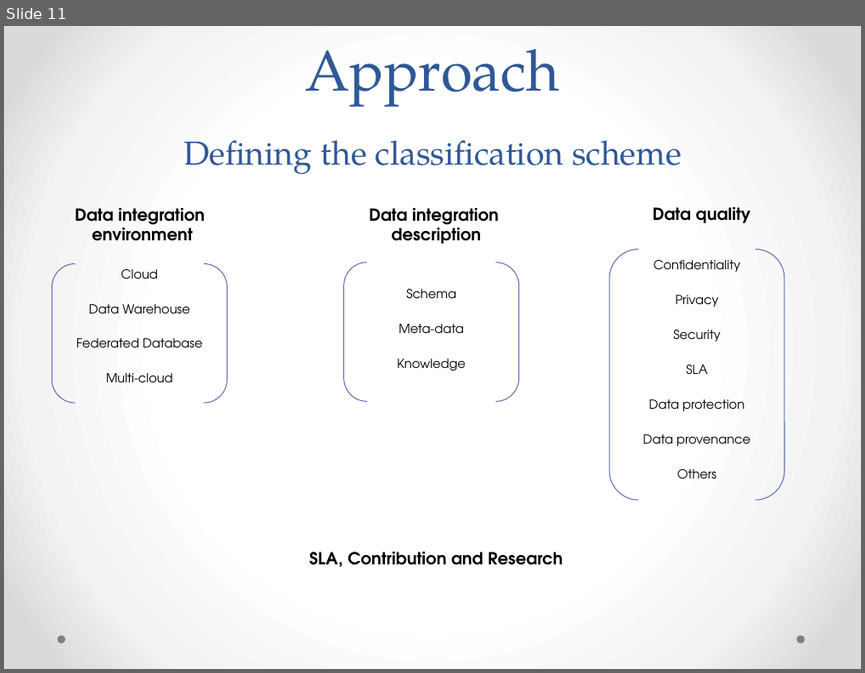
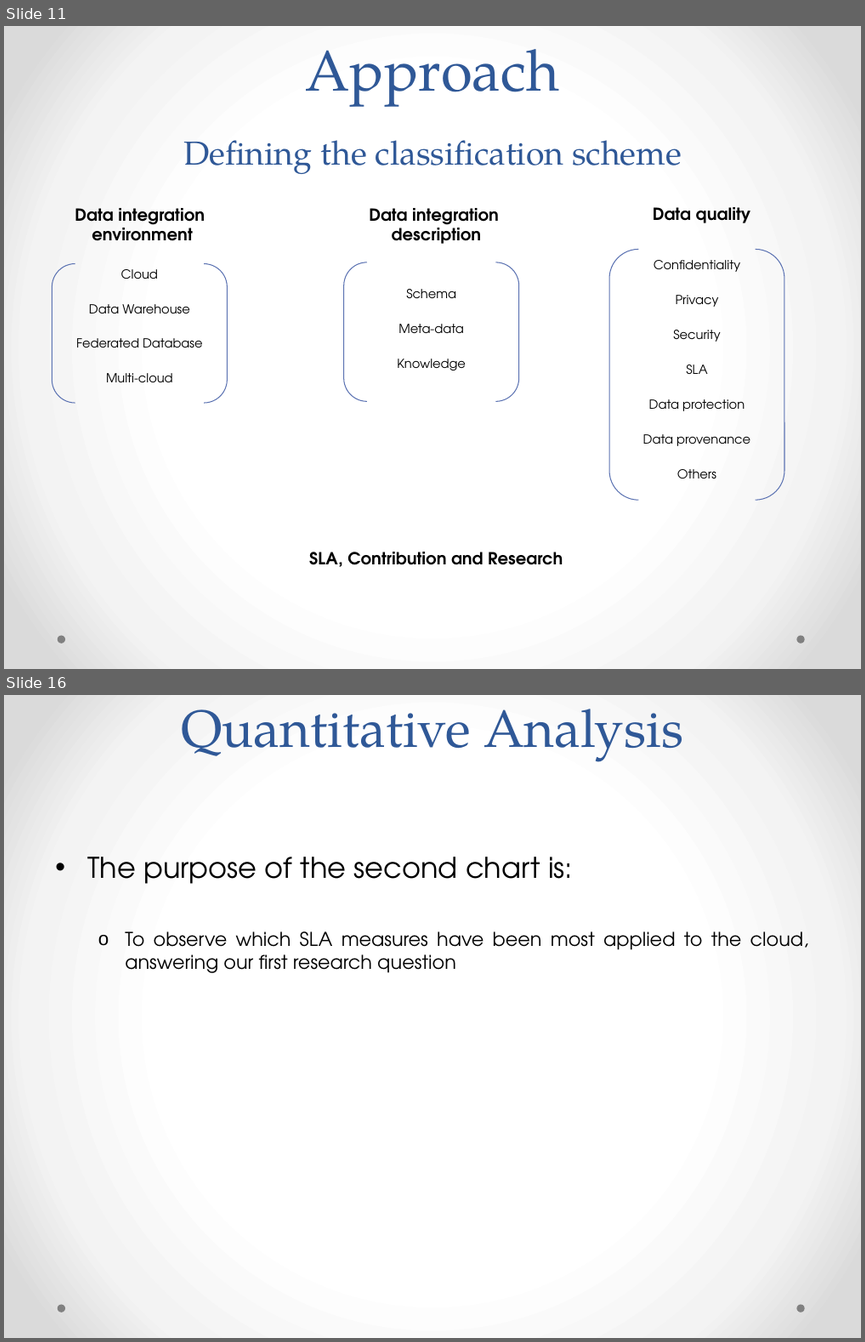
Before and after one commit to danielboni/DanielCarvalho-PhD, a slide deck: Presentations/DEXA 2015 Presentation.pptx. Shown one above the other, each under a label of ours: slide 11 before the commit, slides 11 and 16 after it; the slides between them are not shown. The pictures are 865x673 and 865x1342 pixels, drawn with LibreOffice and Linux fonts; fonts in the diff are those of the drawing. Boxes give left, top, right and bottom in pixels: in the first picture for what was removed or moved away, otherwise in the second. Text is boxed around its words. In the diff, an @@ line names an element or a change of style, - is before the commit and + after.

```diff
--- a/Presentations/DEXA 2015 Presentation.pptx
+++ b/Presentations/DEXA 2015 Presentation.pptx
@@ slide 16 added at <box>4,695,861,1338</box>, background gradient #FFFFFF to #F4F4F4 to #DADADA; not listed: 2 template elements that a slide beside it also shows @@
@@ title added at <box>181,709,683,762</box>, 44 pt, text #2F5897 @@
+Quantitative Analysis
@@ text added at <box>87,857,809,973</box>, 16 pt, text #000000 @@
+• The purpose of the second chart is:
+  o To observe which SLA measures have been most applied to the cloud, answering our first research question
```
Also in this commit, not shown: 2 slides changed, 9 other slides added, 4 slides removed.
